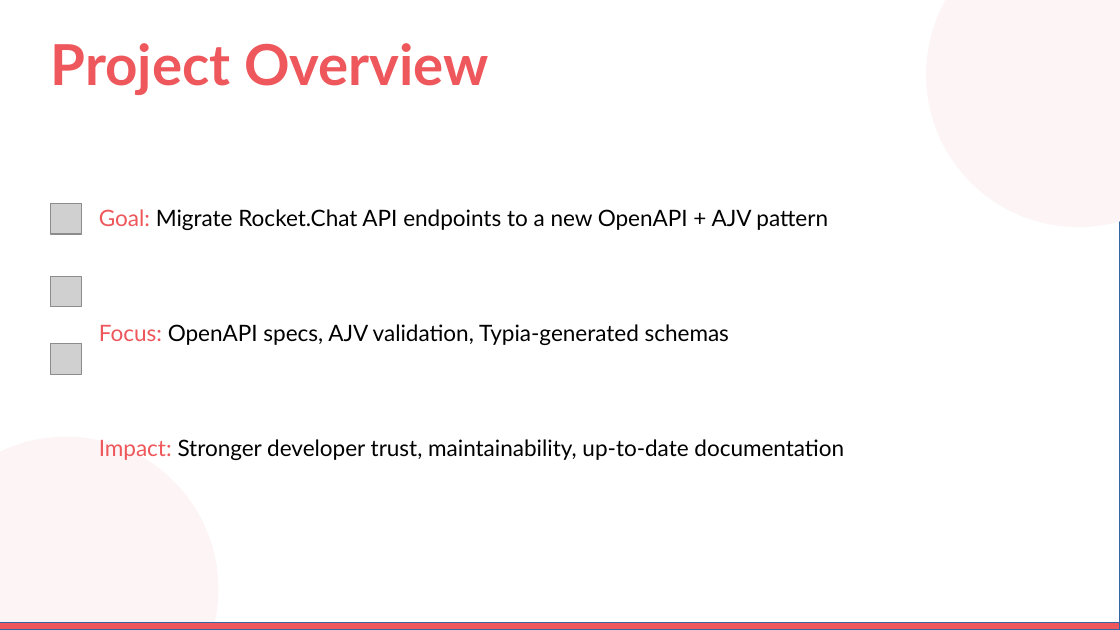
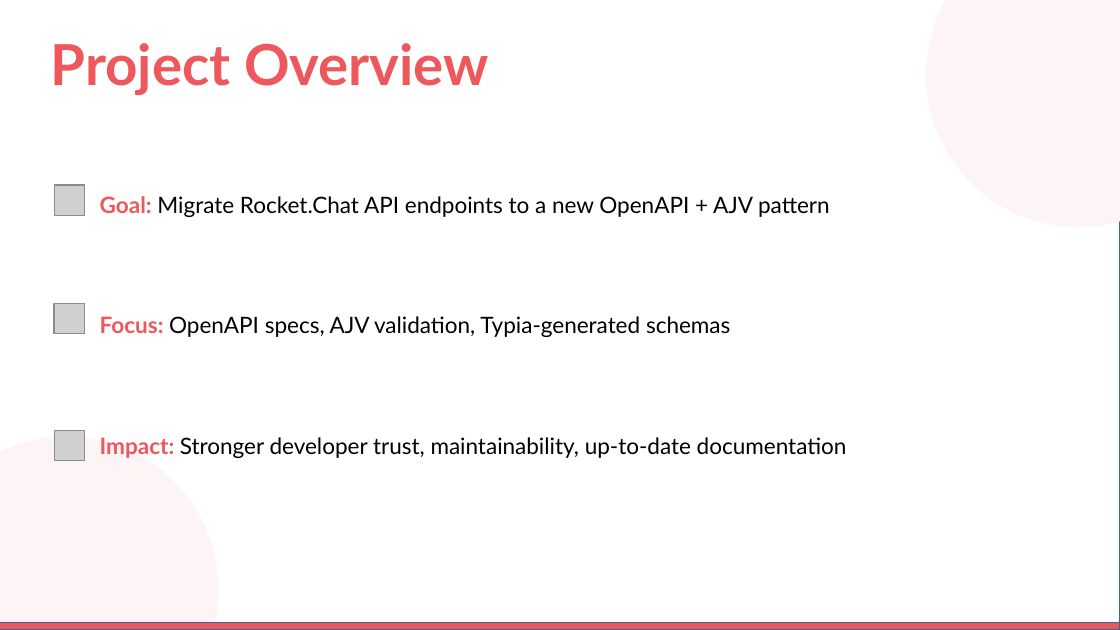
Before and after one commit to ahmed-n-abdeltwab/GSoC, a slide deck: slide 2 of GSoC'25/Demo Day.pptx. Drawn at 1120x630 pixels with LibreOffice and Linux fonts; fonts in the diff are those of the drawing; grey boxes stand for pictures; background and template pictures are left out. Boxes give left, top, right and bottom in pixels: in the first picture for what was removed or moved away, otherwise in the second. Text is boxed around its words. In the diff, an @@ line names an element or a change of style, - is before the commit and + after.

```diff
--- a/GSoC'25/Demo Day.pptx
+++ b/GSoC'25/Demo Day.pptx
@@ text "Goal: Migrate Rocket.Chat API endpoints ...": place and size @@
-text "Goal: Migrate Rocket.Chat API endpoints ..." at (99,209,844,460)
+text "Goal: Migrate Rocket.Chat API endpoints ..." at (100,196,847,458)
@@ text "Goal: Migrate Rocket.Chat API endpoints ..." at (100,196,847,458): bold on in "Goal:", "Focus:", "Impact:"; line spacing 1 to 1.2 @@
@@ picture: place and size @@
-picture at (51,203,81,234)
+picture at (55,185,85,215)
@@ picture: place and size @@
-picture at (51,276,81,307)
+picture at (54,303,84,333)
@@ picture: place and size @@
-picture at (51,344,81,374)
+picture at (55,430,85,460)
```
Also in this commit, not shown: 1 other slide changed, 9 slides added, 1 other file.
